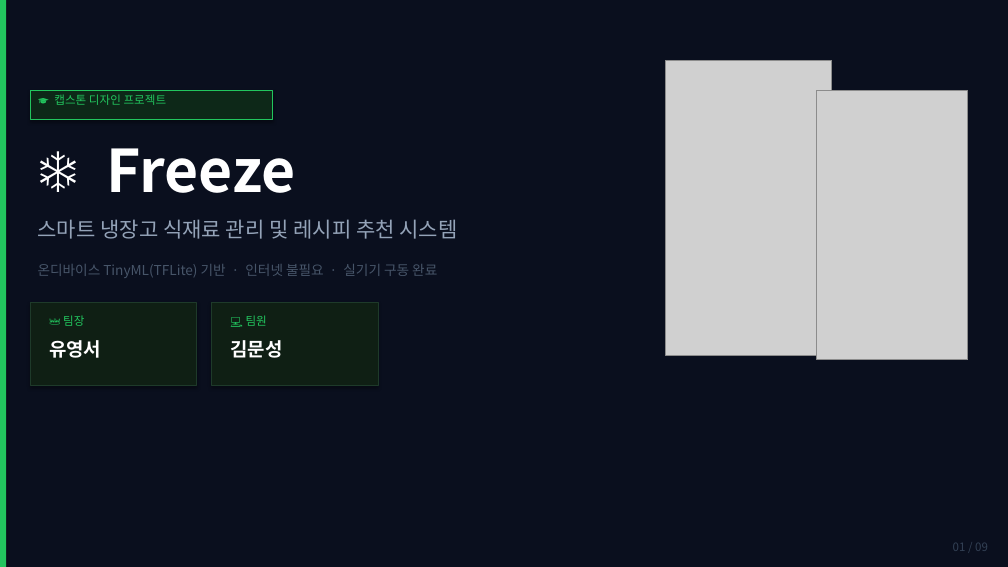
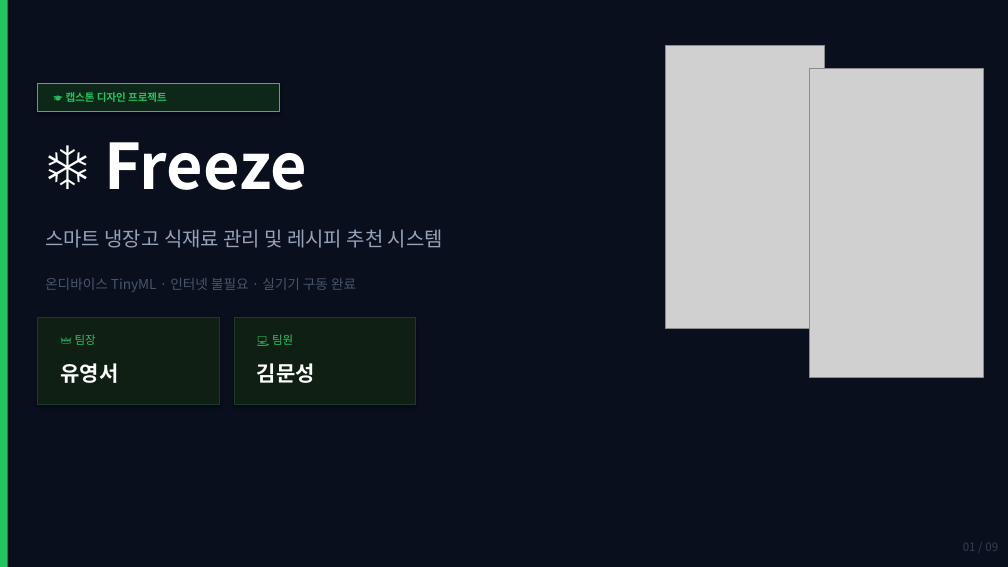
Before and after one commit to jerrryyy12/freeze, a slide deck: slide 1 of Freeze_발표자료.pptx. Drawn at 1008x567 pixels with LibreOffice and Linux fonts; fonts in the diff are those of the drawing; grey boxes stand for pictures. Boxes give left, top, right and bottom in pixels: in the first picture for what was removed or moved away, otherwise in the second. Text is boxed around its words. In the diff, an @@ line names an element or a change of style, - is before the commit and + after.

```diff
--- a/Freeze_발표자료.pptx
+++ b/Freeze_발표자료.pptx
@@ picture: place and size @@
-picture at bbox=[665, 60, 832, 355]
+picture at bbox=[665, 45, 824, 328]
@@ rectangle: place and size @@
-rectangle at bbox=[30, 91, 272, 119]
+rectangle at bbox=[38, 83, 280, 112]
@@ text "🎓 캡스톤 디자인 프로젝트": place and size @@
-text "🎓 캡스톤 디자인 프로젝트" at bbox=[54, 94, 167, 105]
+text "🎓 캡스톤 디자인 프로젝트" at bbox=[66, 92, 167, 102]
@@ text "🎓 캡스톤 디자인 프로젝트" at bbox=[66, 92, 167, 102]: size 11 to 10 pt, bold on @@
@@ picture: place and size @@
-picture at bbox=[817, 91, 968, 360]
+picture at bbox=[809, 68, 983, 377]
@@ text "❄️ Freeze" at bbox=[104, 142, 307, 190]: size 56 to 60 pt @@
@@ text "스마트 냉장고 식재료 관리 및 ...": place and size @@
-text "스마트 냉장고 식재료 관리 및 ..." at bbox=[38, 219, 458, 239]
+text "스마트 냉장고 식재료 관리 및 ..." at bbox=[45, 229, 443, 248]
@@ text "스마트 냉장고 식재료 관리 및 ..." at bbox=[45, 229, 443, 248]: size 20 to 19 pt @@
@@ text at bbox=[45, 278, 356, 292]: text changed @@
-온디바이스 TinyML(TFLite) 기반 · 인터넷 불필요 · 실기기 구동 완료
+온디바이스 TinyML · 인터넷 불필요 · 실기기 구동 완료
@@ rectangle: place and size @@
-rectangle at bbox=[30, 302, 197, 386]
+rectangle at bbox=[38, 318, 219, 405]
@@ text "👑 팀장": place and size @@
-text "👑 팀장" at bbox=[63, 315, 84, 326]
+text "👑 팀장" at bbox=[75, 334, 96, 345]
@@ rectangle: place and size @@
-rectangle at bbox=[212, 302, 378, 386]
+rectangle at bbox=[234, 318, 416, 405]
@@ text "💻 팀원": place and size @@
-text "💻 팀원" at bbox=[246, 315, 267, 326]
+text "💻 팀원" at bbox=[272, 334, 293, 345]
@@ text "유영서": place and size @@
-text "유영서" at bbox=[49, 340, 101, 358]
+text "유영서" at bbox=[60, 363, 118, 383]
@@ text "유영서" at bbox=[60, 363, 118, 383]: size 18 to 20 pt @@
@@ text "김문성" at bbox=[257, 363, 315, 383]: size 18 to 20 pt @@
@@ text "김문성": place and size @@
-text "김문성" at bbox=[230, 340, 282, 358]
+text "김문성" at bbox=[257, 363, 315, 383]
@@ text "01 / 09": place and size @@
-text "01 / 09" at bbox=[953, 543, 988, 551]
+text "01 / 09" at bbox=[963, 543, 998, 551]
@@ text "01 / 09" at bbox=[963, 543, 998, 551]: alignment left to right @@
```
Also in this commit, not shown: 8 other slides changed.
